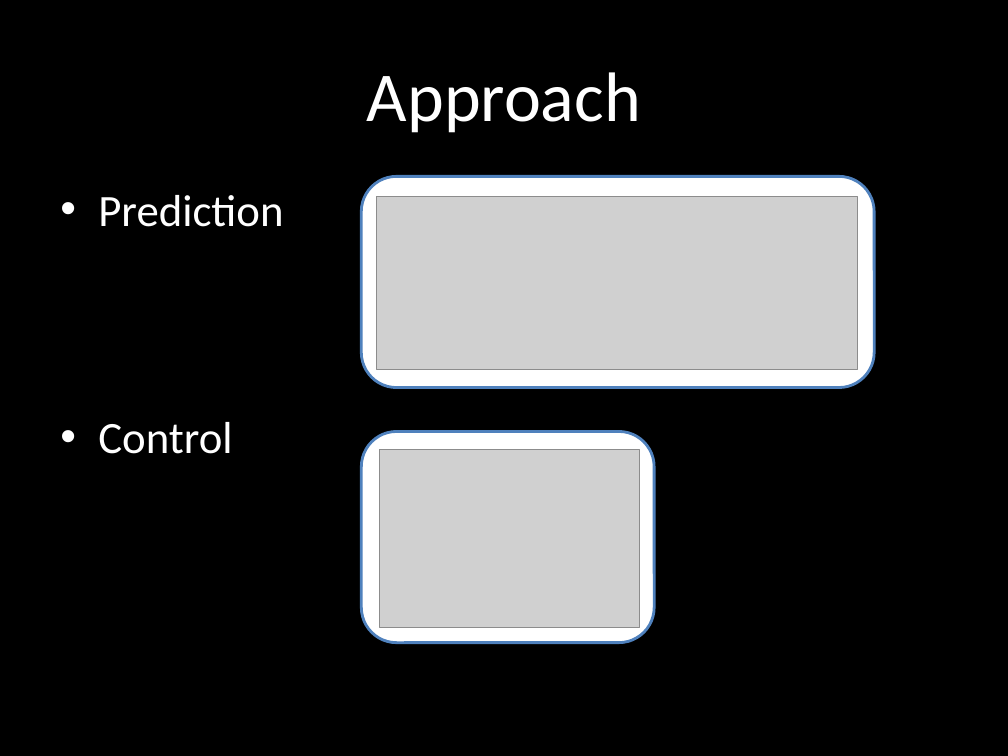
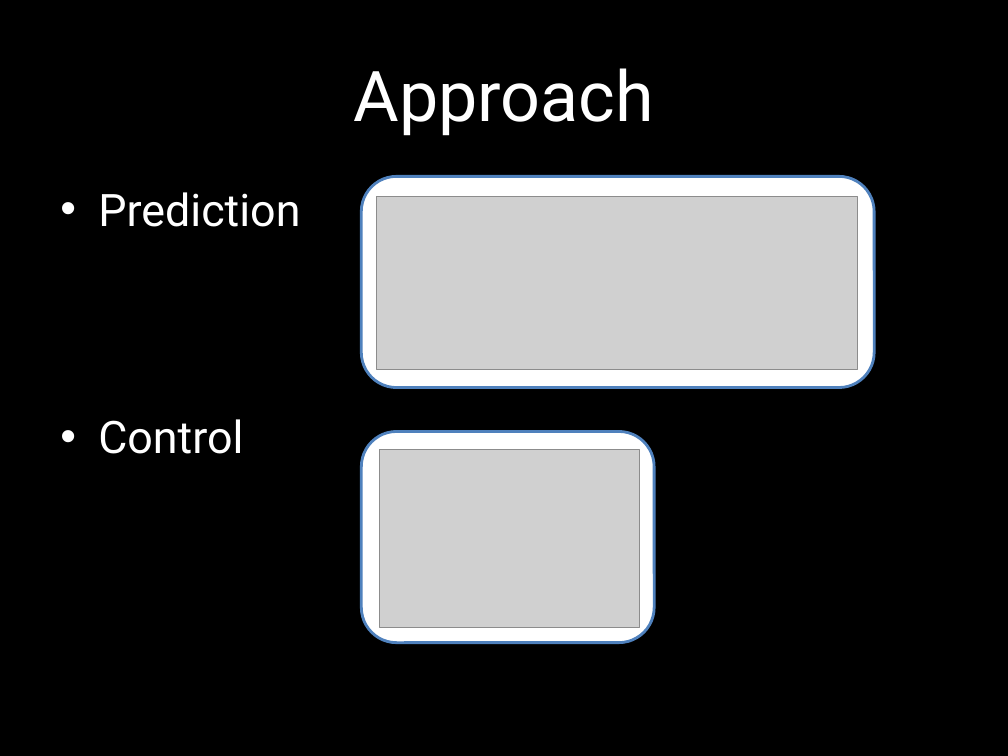
Before and after one commit to SyrianSpock/project-quadrotor-chase, a slide deck: slide 3 of Presentation/Presentation.pptx. Drawn at 1008x756 pixels with LibreOffice and Linux fonts; fonts in the diff are those of the drawing; grey boxes stand for pictures. Boxes give left, top, right and bottom in pixels: in the first picture for what was removed or moved away, otherwise in the second. Text is boxed around its words. In the diff, an @@ line names an element or a change of style, - is before the commit and + after.

```diff
--- a/Presentation/Presentation.pptx
+++ b/Presentation/Presentation.pptx
@@ title "Approach" at [354,68,654,136]: font Calibri to Roboto @@
@@ text "Prediction" at [98,192,300,454]: font Calibri to Roboto @@
```
Also in this commit, not shown: 8 other slides changed, 5 other files.
